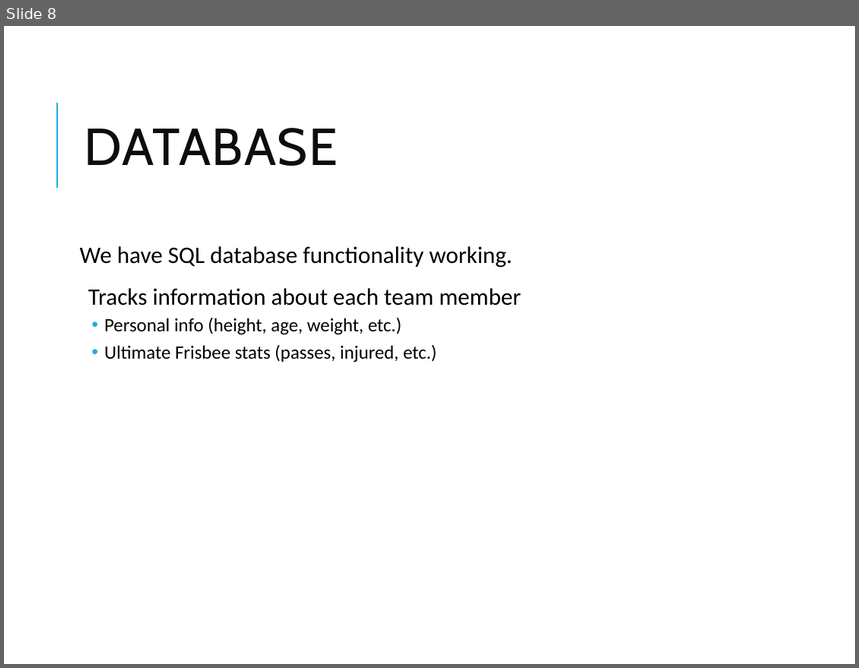
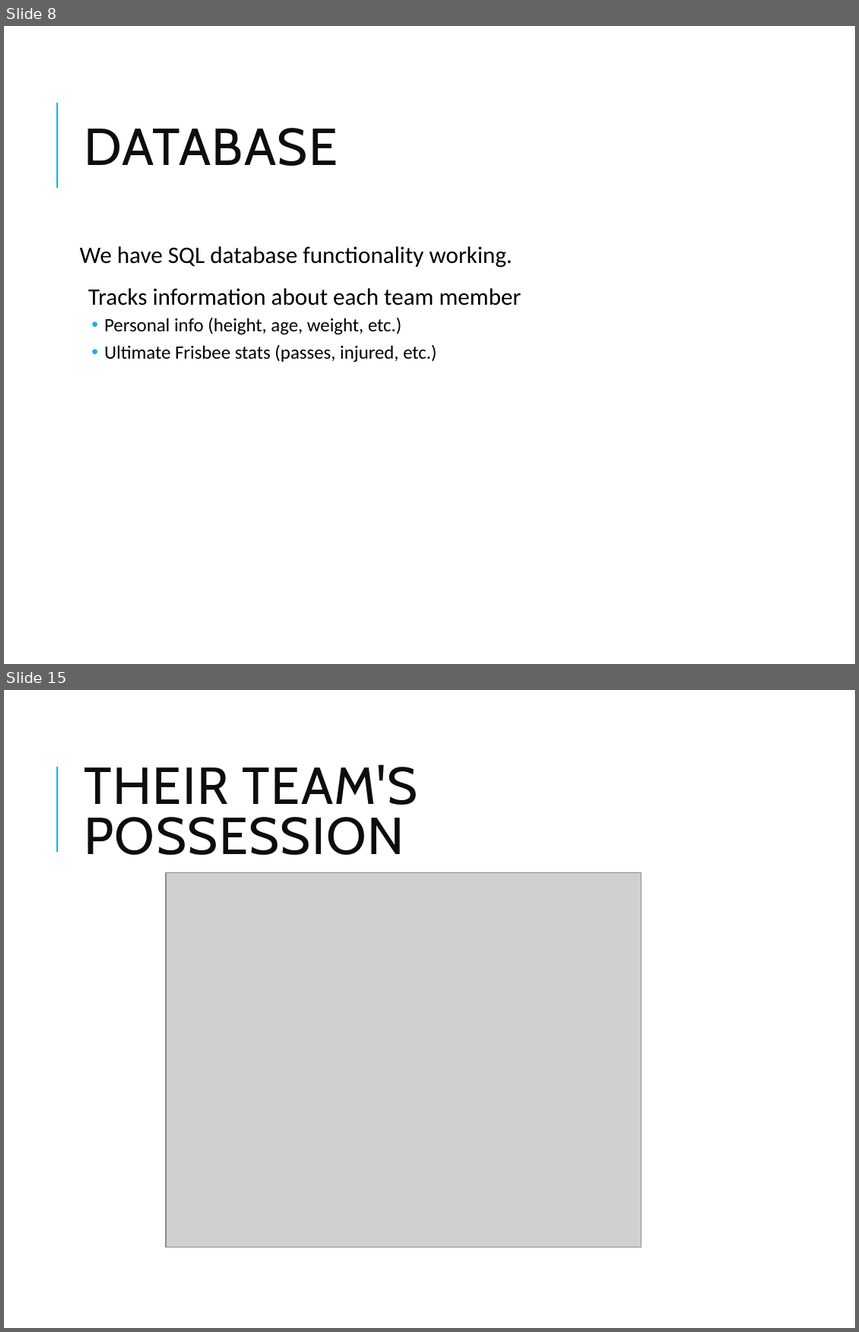
Before and after one commit to calebdehaan/Software1Project, a slide deck: Trythis.pptx. Shown one above the other, each under a label of ours: slide 8 before the commit, slides 8 and 15 after it; the slides between them are not shown. The pictures are 859x668 and 859x1332 pixels, drawn with LibreOffice and Linux fonts; fonts in the diff are those of the drawing; grey boxes stand for pictures. Boxes give left, top, right and bottom in pixels: in the first picture for what was removed or moved away, otherwise in the second. Text is boxed around its words. In the diff, an @@ line names an element or a change of style, - is before the commit and + after.

```diff
--- a/Trythis.pptx
+++ b/Trythis.pptx
@@ slide 15 added at (x1=4, y1=690, x2=855, y2=1328), background #FFFFFF; not listed: 1 template element that a slide beside it also shows @@
@@ title added at (x1=84, y1=764, x2=418, y2=855), 44 pt, text #0D0D0D @@
+THEIR TEAM'S POSSESSION
@@ picture added at (x1=166, y1=873, x2=641, y2=1248) @@
```
Also in this commit, not shown: 2 slides changed, 8 other slides added, 4 other files.
